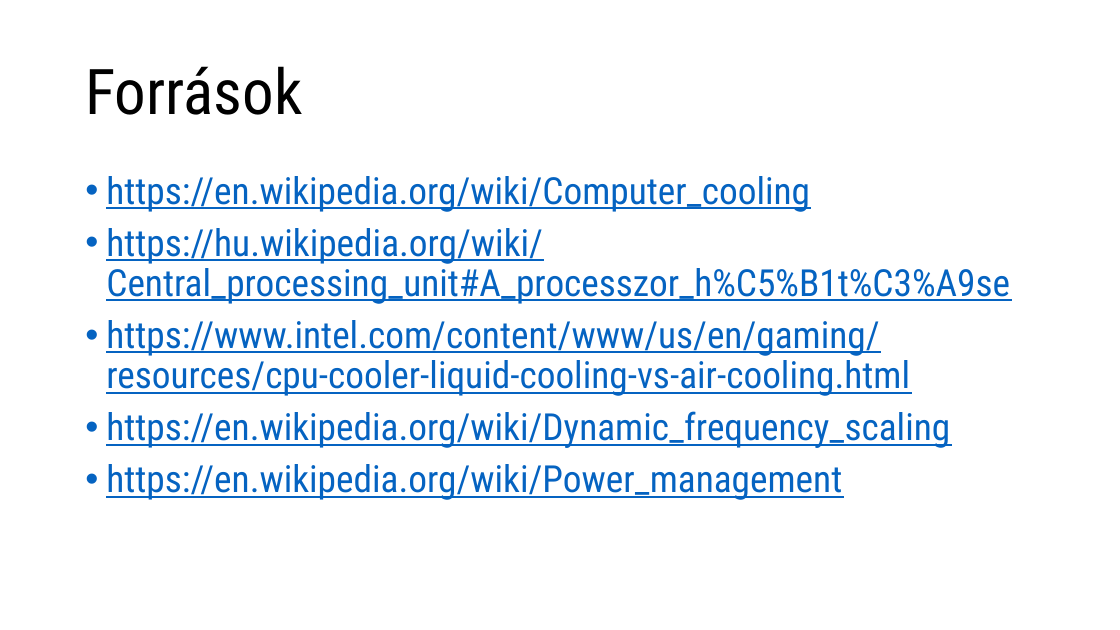
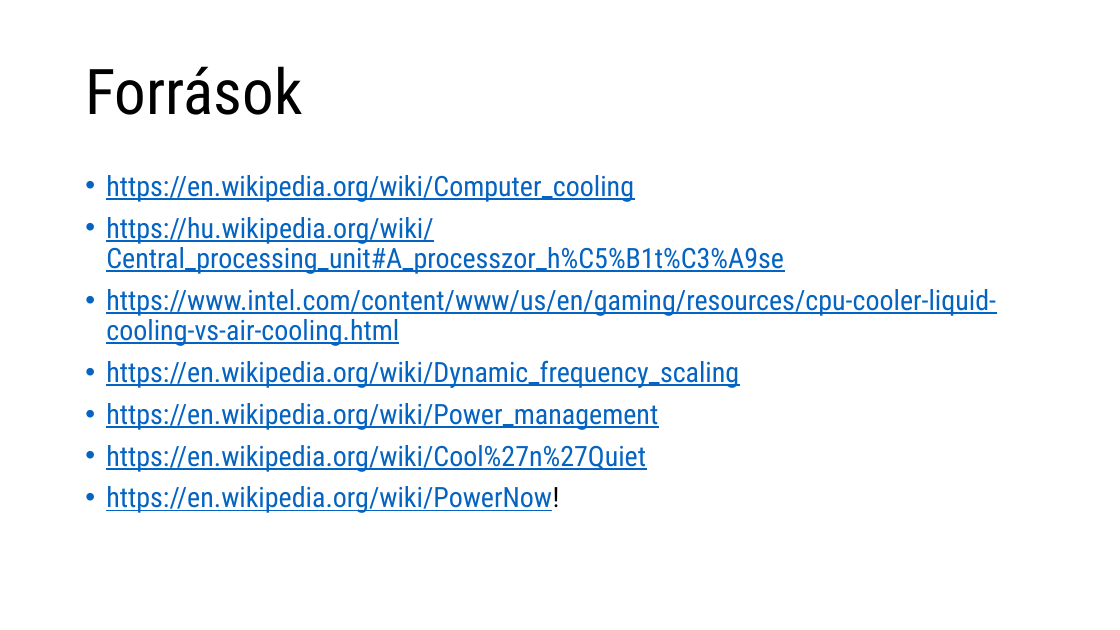
Before and after one commit to verbence/ppt-2022, a slide deck: slide 12 of cpuhutes.pptx (slide 11 before the commit). Drawn at 1120x630 pixels with LibreOffice and Linux fonts; fonts in the diff are those of the drawing. Boxes give left, top, right and bottom in pixels: in the first picture for what was removed or moved away, otherwise in the second. Text is boxed around its words. In the diff, an @@ line names an element or a change of style, - is before the commit and + after.

```diff
--- a/cpuhutes.pptx
+++ b/cpuhutes.pptx
@@ text at (x1=106, y1=175, x2=996, y2=430): size 32 to 24 pt in "https://en.wikipedia.org/wiki/Computer_cooling", "https://hu.wikipedia.org/wiki/Central_processing_unit#A_proc ...", "https://www.intel.com/content/www/us/en/gaming/resources/cpu ...", "https://en.wikipedia.org/wiki/Dynamic_frequency_scaling" and 1 more places @@
@@ text at (x1=106, y1=445, x2=646, y2=513): paragraphs added @@
+• https://en.wikipedia.org/wiki/Cool%27n%27Quiet
+• https://en.wikipedia.org/wiki/PowerNow!
```
Also in this commit, not shown: 2 other slides changed, 4 slides added, 3 slides removed.
